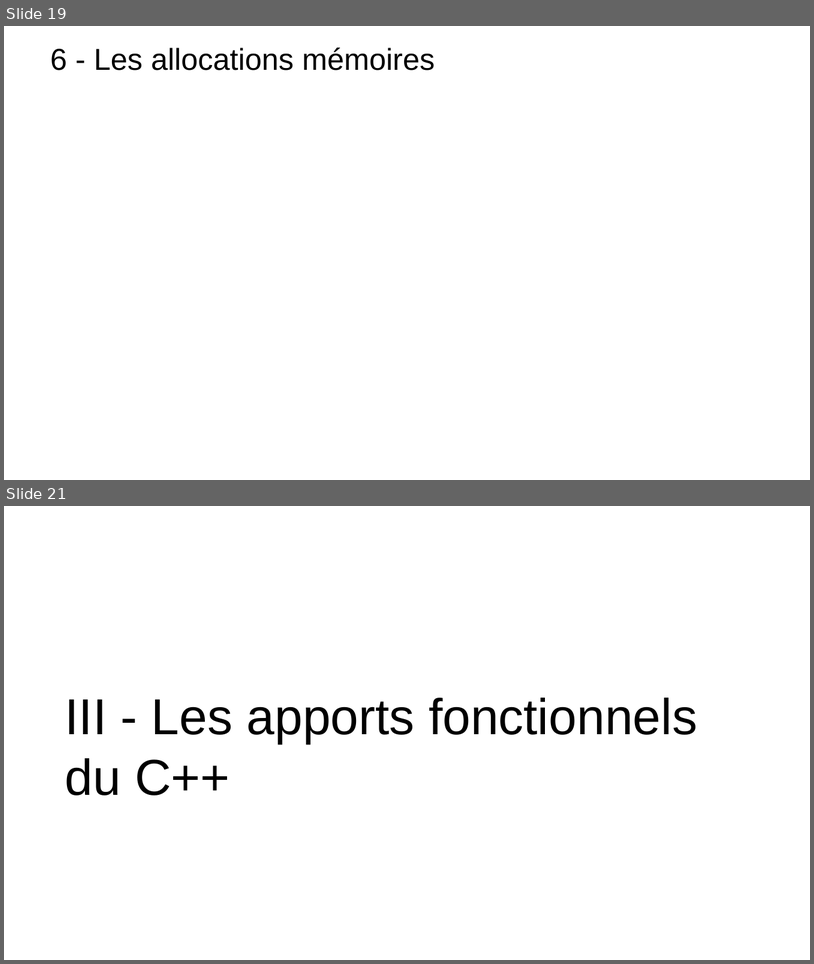
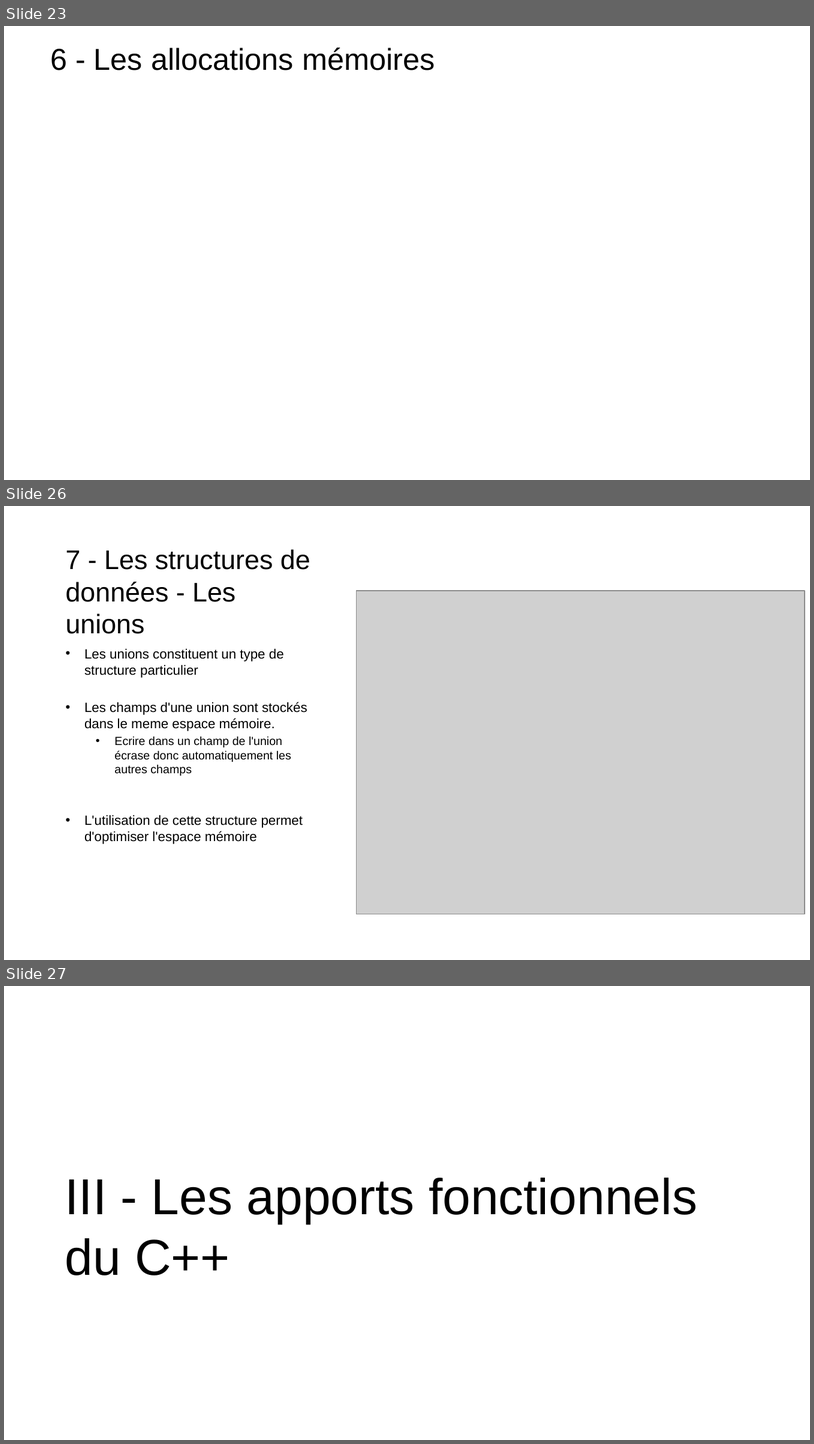
Before and after one commit to t-tortosa/cppCourses, a slide deck: POO.pptx. Shown one above the other, each under a label of ours: slides 19 and 21 before the commit, slides 23, 26 and 27 after it; the slides between them are not shown. The pictures are 814x964 and 814x1444 pixels, drawn with LibreOffice and Linux fonts; fonts in the diff are those of the drawing; grey boxes stand for pictures; background and template pictures are left out. Boxes give left, top, right and bottom in pixels: in the first picture for what was removed or moved away, otherwise in the second. Text is boxed around its words. In the diff, an @@ line names an element or a change of style, - is before the commit and + after.

```diff
--- a/POO.pptx
+++ b/POO.pptx
@@ slide 26 added at [4, 506, 810, 960], background picture (left out) @@
@@ title added at [66, 549, 311, 634], 32 pt, text #000000 @@
+7 - Les structures de données - Les unions
@@ picture added at [357, 591, 806, 914] @@
@@ text added at [84, 648, 308, 844], 16 pt, text #000000 @@
+• Les unions constituent un type de structure particulier
+• Les champs d'une union sont stockés dans le meme espace mémoire.
+  • Ecrire dans un champ de l'union écrase donc automatiquement les autres champs
+• L'utilisation de cette structure permet d'optimiser l'espace mémoire
@@ what was slide 19 is now slide 23 @@
@@ what was slide 21 is now slide 27 @@
```
Also in this commit, not shown: 12 slides changed, 6 other slides added, 1 slide removed, 9 other files.
